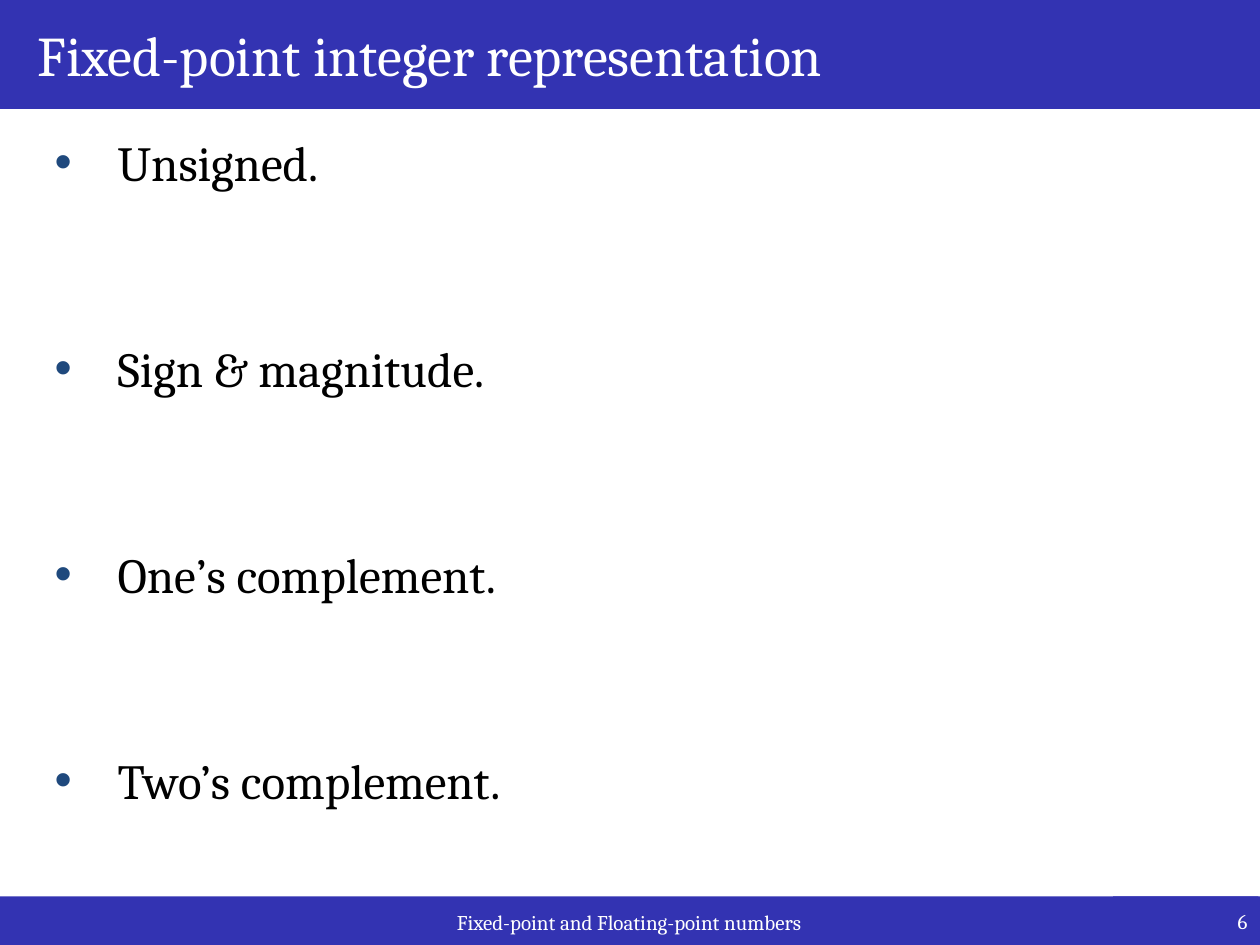
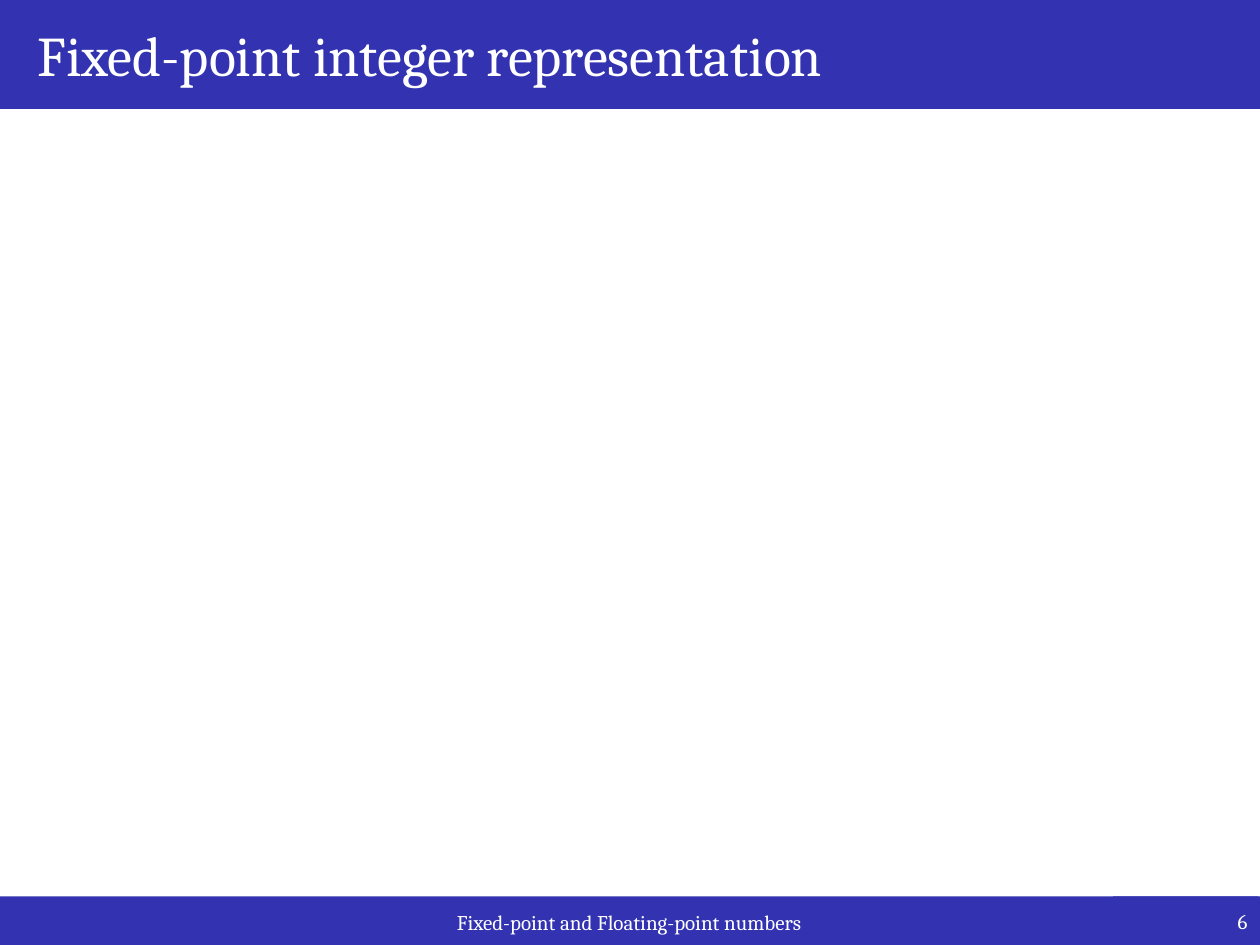
Before and after one commit to iperezan-itesm/05-TC2009B-Aug2021, a slide deck: slide 6 of lectures/weekly_slides/M1.1_FixedPoint_FloatingPoint/M1.1_FixedPoint_FloatinPoint.pptx. Drawn at 1260x945 pixels with LibreOffice and Linux fonts; fonts in the diff are those of the drawing; grey boxes stand for pictures. Boxes give left, top, right and bottom in pixels: in the first picture for what was removed or moved away, otherwise in the second. Text is boxed around its words. In the diff, an @@ line names an element or a change of style, - is before the commit and + after.

```diff
--- a/lectures/weekly_slides/M1.1_FixedPoint_FloatingPoint/M1.1_FixedPoint_FloatinPoint.pptx
+++ b/lectures/weekly_slides/M1.1_FixedPoint_FloatingPoint/M1.1_FixedPoint_FloatinPoint.pptx
@@ text removed at box(118, 147, 501, 810) @@
-• Unsigned.
-• Sign & magnitude.
-• One’s complement.
-• Two’s complement.
```
Also in this commit, not shown: 2 other slides changed, 1 slide added, 1 slide removed, 2 other files.
